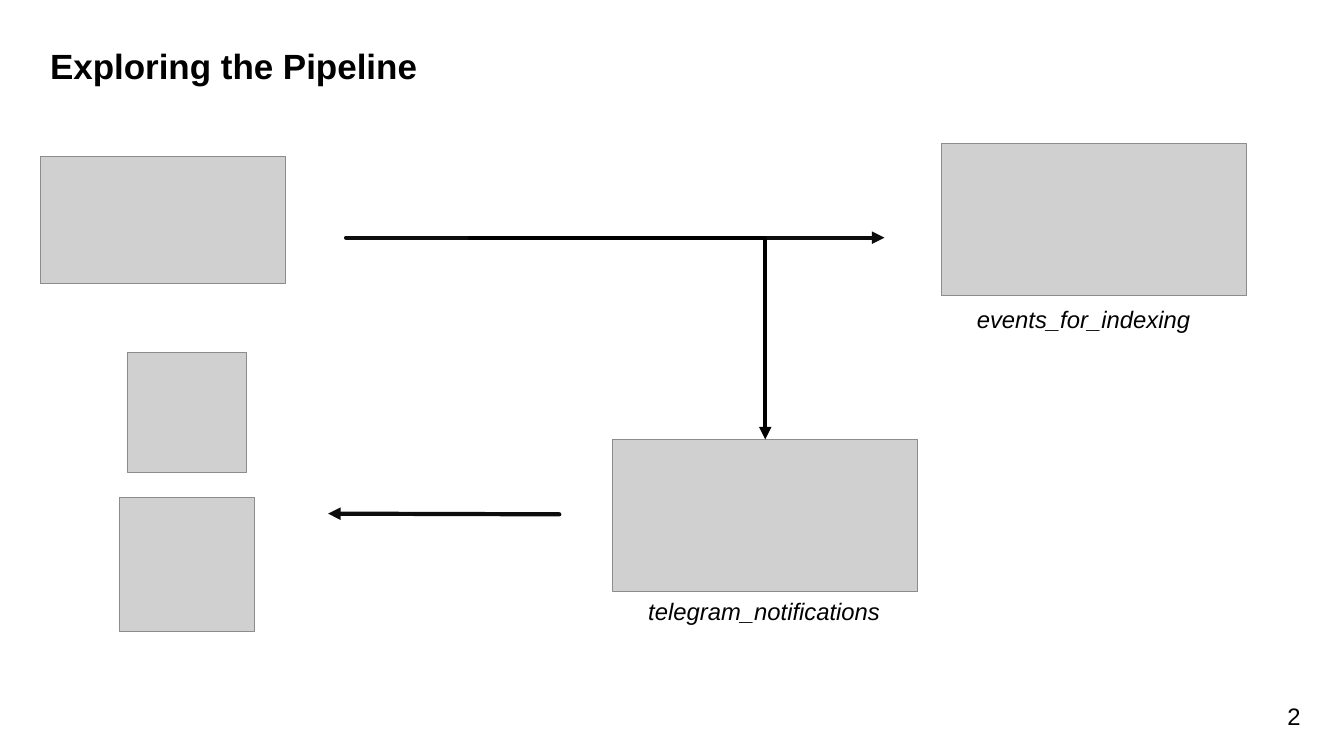
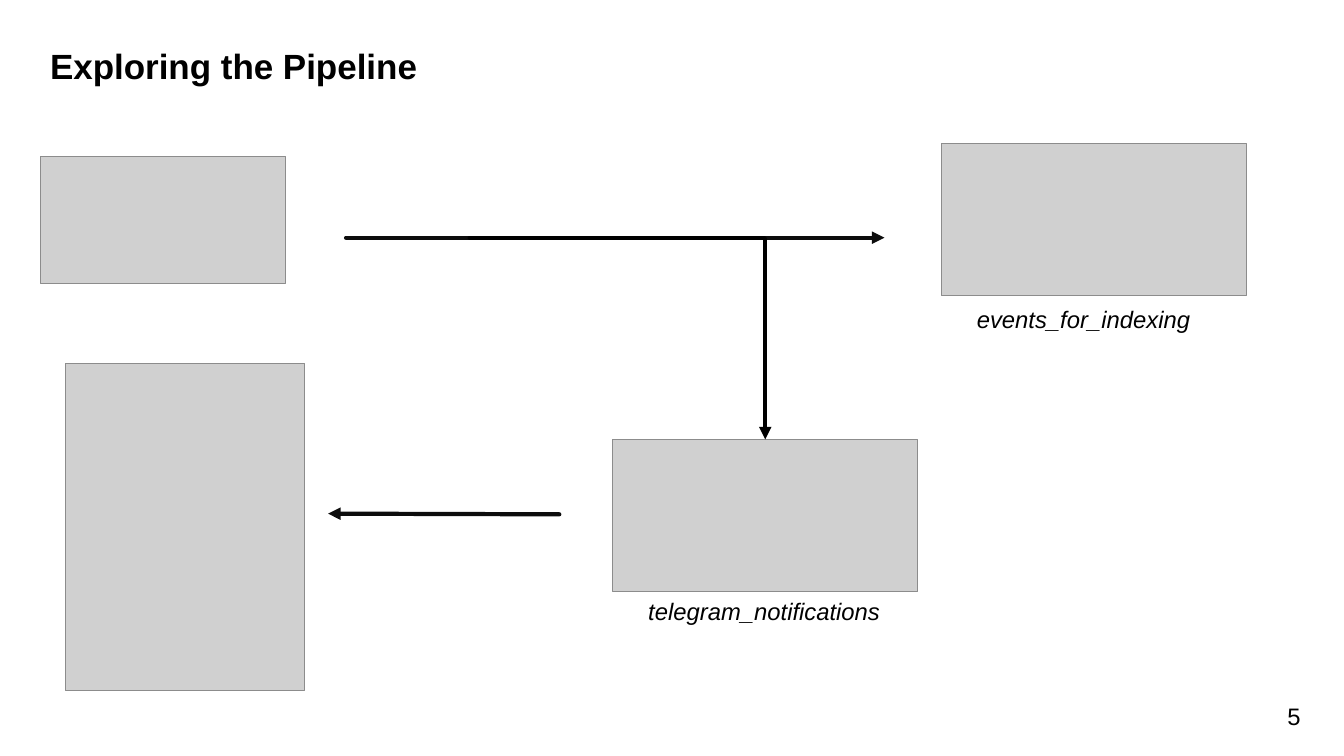
Before and after one commit to johnfriddo/university-tap-project, a slide deck: slide 7 of presentation.pptx. Drawn at 1344x756 pixels with LibreOffice and Linux fonts; fonts in the diff are those of the drawing; grey boxes stand for pictures. Boxes give left, top, right and bottom in pixels: in the first picture for what was removed or moved away, otherwise in the second. Text is boxed around its words. In the diff, an @@ line names an element or a change of style, - is before the commit and + after.

```diff
--- a/presentation.pptx
+++ b/presentation.pptx
@@ picture removed at <box>127,353,247,473</box> @@
@@ picture added at <box>66,363,306,691</box> @@
@@ picture removed at <box>120,497,255,632</box> @@
@@ text at <box>1287,708,1300,726</box>: text changed @@
-2
+5
```
Also in this commit, not shown: 6 other slides changed, 1 other file.
